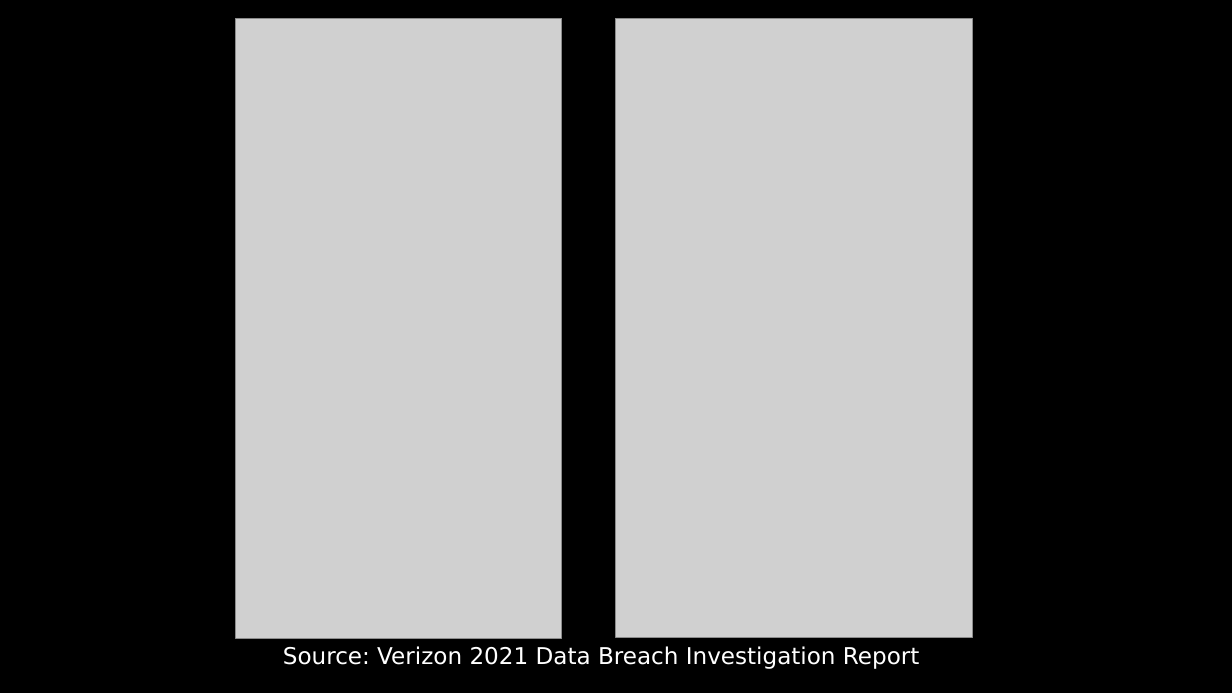
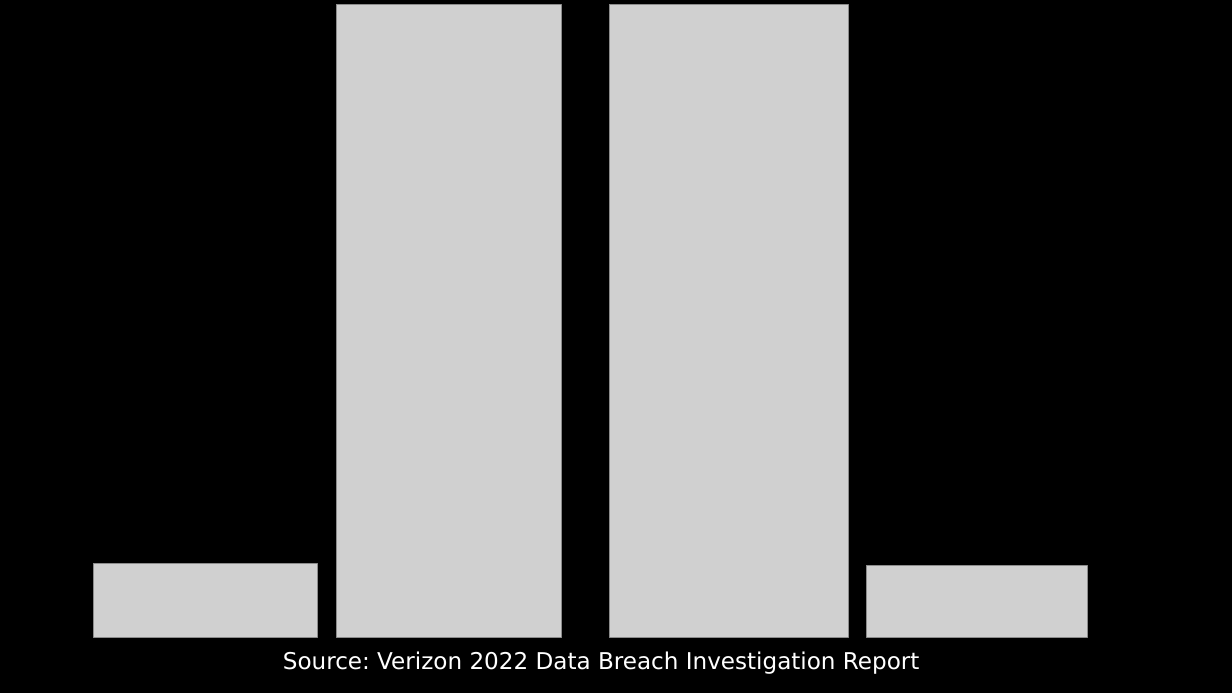
Before and after one commit to dschwarz91/websec-lecture, a slide deck: slide 10 of slides/1_Intro_and_Motivation.pptx. Drawn at 1232x693 pixels with LibreOffice and Linux fonts; fonts in the diff are those of the drawing; grey boxes stand for pictures. Boxes give left, top, right and bottom in pixels: in the first picture for what was removed or moved away, otherwise in the second. Text is boxed around its words. In the diff, an @@ line names an element or a change of style, - is before the commit and + after.

Commit message:
Updated the verizon DBIR to 2022

```diff
--- a/slides/1_Intro_and_Motivation.pptx
+++ b/slides/1_Intro_and_Motivation.pptx
@@ picture resized from (x1=236, y1=18, x2=563, y2=639) to (x1=336, y1=5, x2=562, y2=637) @@
@@ picture resized from (x1=616, y1=18, x2=972, y2=638) to (x1=609, y1=5, x2=848, y2=637) @@
@@ picture added at (x1=93, y1=564, x2=317, y2=638) @@
@@ picture added at (x1=867, y1=566, x2=1087, y2=638) @@
@@ text at (x1=283, y1=651, x2=920, y2=674): text changed @@
-Source: Verizon 2021 Data Breach Investigation Report
+Source: Verizon 2022 Data Breach Investigation Report
```
Also in this commit, not shown: 1 other file.
